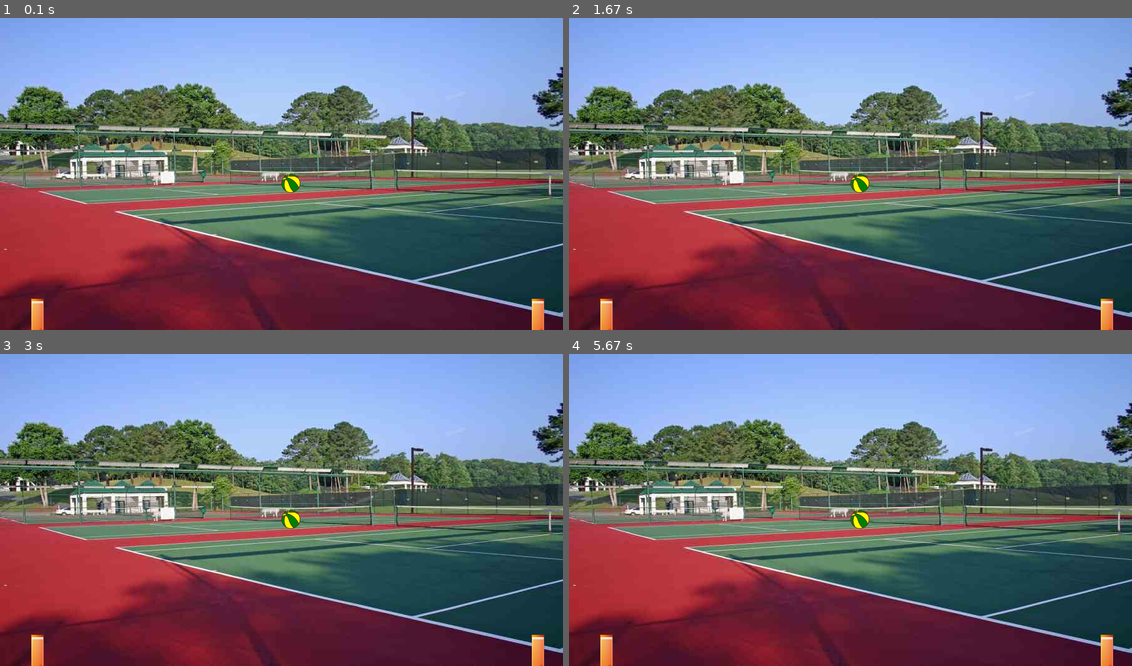
Above: before the commit, frames 1-4 (two rows, left to right).
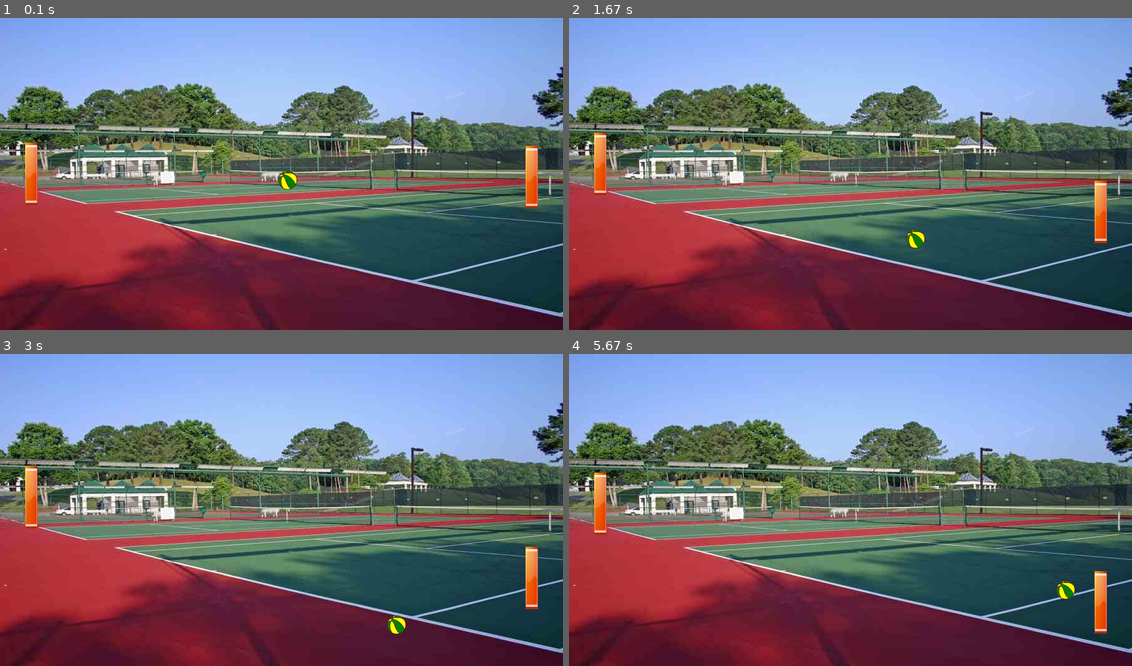
Above: after the commit, the same moments.

Repository: Naftoreiclag/Python-Tests
Game: pygame game, started from source/RectangleTennis.py
The game is run twice, just before and just after one commit, with the same random seed, the same clock (stepped at 60 frames per second) and the same inputs. The source is Python 2; it was converted automatically to run under Python 3.
Inputs:
- Up to frame 1 (0.1 s): no input
- Up to frame 2 (1.67 s): hold Up 0.33-0.8 s; hold Down 0.83-1.13 s; hold Up 1.17-1.53 s; hold Down from 1.57 s (still down)
- Up to frame 3 (3 s): release Down at 1.93 s; hold Up 1.97-2.27 s; hold Down 2.3-2.6 s; hold Up from 2.63 s (still down)
- Up to frame 4 (5.67 s): release Up at 3 s; hold Down 3.03-3.4 s; hold Up 3.43-3.73 s; hold Down 3.77-4.07 s; hold Up 4.1-4.47 s; hold Down 4.5-4.87 s; hold Up 4.9-5.2 s; hold Down 5.23-5.53 s; hold Up from 5.57 s (still down)

The runs differ from the first frame. In frame 1, 1.5% of the frame differs, in the area x 4-97%, y 40-100%; in frame 2, 1.7%, in the area x 4-97%, y 36-100%; in frame 3, 1.6%; in frame 4, 1.7%.

Commit message:
Functional pong game

Diff:
--- a/source/RectangleTennis.py
+++ b/source/RectangleTennis.py
@@ -1,5 +1,7 @@
 import pygame, sys
 from pygame.locals import *
+
+import math
 
 print pygame.ver
 
@@ -10,15 +12,18 @@
 
 pygame.init()
 
-screen = pygame.display.set_mode((900, 500), 0, 32)
+scr_width = 900
+scr_height = 500
 
-ball_x, ball_y = 450, 250
-ball_xvel, ball_yvel = 0, 0
+screen = pygame.display.set_mode((scr_width, scr_height), 0, 32)
 
-player_y = 450
+ball_x, ball_y = scr_width / 2, scr_height / 2
+ball_xvel, ball_yvel = 1, 1
+
+player_x, player_y = 0 + 50, scr_height / 2
 player_yvel = 0
 
-opp_y = 450
+opp_x, opp_y = scr_width - 50, scr_height / 2
 opp_yvel = 0
 
 img_ball = pygame.image.load(file_ball).convert_alpha()
@@ -26,6 +31,16 @@
 img_back = pygame.image.load(file_back).convert()
 
 img_cursor = pygame.image.load(file_cursor).convert_alpha()
+
+paddle_hwidth = img_paddle.get_size()[0] / 2.0
+paddle_hheight = img_paddle.get_size()[1] / 2.0
+
+paddle_maxspd = 0.6
+
+ball_hwidth = img_ball.get_size()[0] / 2.0
+ball_hheight = img_ball.get_size()[1] / 2.0
+
+ball_maxspd = 0.5
 
 while True:
 
@@ -39,9 +54,9 @@
         elif event.type == KEYDOWN:
 
             if event.key == K_UP:
-                player_yvel = -1
+                player_yvel = -paddle_maxspd
             elif event.key == K_DOWN:
-                player_yvel = 1
+                player_yvel = paddle_maxspd
 
         elif event.type == KEYUP:
 
@@ -49,8 +64,28 @@
 
     screen.blit(img_back, (0, 0))
 
-    screen.blit(img_ball, (ball_x, ball_y))
-    screen.blit(img_paddle, (50, player_y))
-    screen.blit(img_paddle, (850, opp_y))
+    player_y += player_yvel
+    opp_y += opp_yvel
+
+    ball_x += ball_xvel
+    ball_y += ball_yvel
+
+    if(ball_y < 0 + ball_hheight or ball_y > scr_height - ball_hheight): ball_yvel = -ball_yvel
+
+    if(ball_x < 0 - ball_hwidth or ball_x > scr_width + ball_hwidth):
+        ball_x, ball_y = scr_width / 2, scr_height / 2
+        ball_xvel = -ball_xvel
+
+    if(ball_x - ball_hwidth == player_x + paddle_hwidth and ball_y > player_y - paddle_hheight and ball_y < player_y + paddle_hheight): ball_xvel = -ball_xvel
+    if(ball_x + ball_hwidth == opp_x - paddle_hwidth and ball_y > opp_y - paddle_hheight and ball_y < opp_y + paddle_hheight): ball_xvel = -ball_xvel
+
+    if(ball_x > scr_width / 2):
+        opp_yvel = math.copysign(paddle_maxspd, ball_y - opp_y)
+    else:
+        opp_yvel = 0
+
+    screen.blit(img_ball, (ball_x - ball_hwidth, ball_y - ball_hheight))
+    screen.blit(img_paddle, (50 - paddle_hwidth, player_y - paddle_hheight))
+    screen.blit(img_paddle, (850 - paddle_hwidth, opp_y - paddle_hheight))
 
     pygame.display.update()
